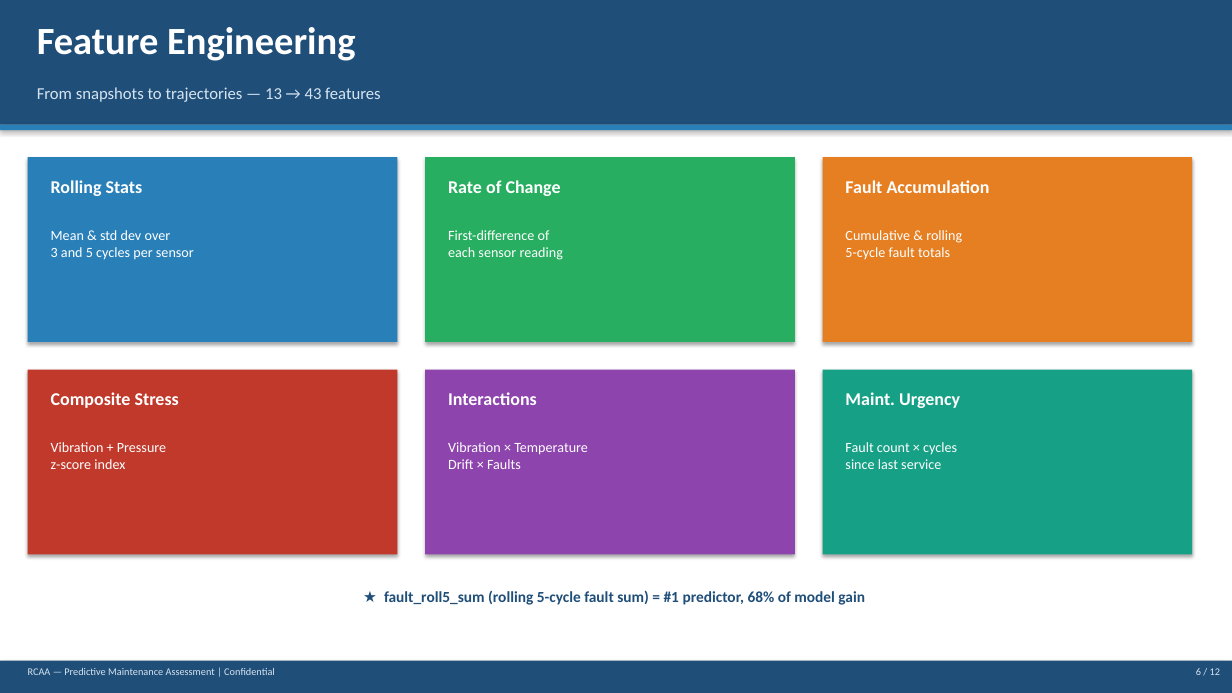
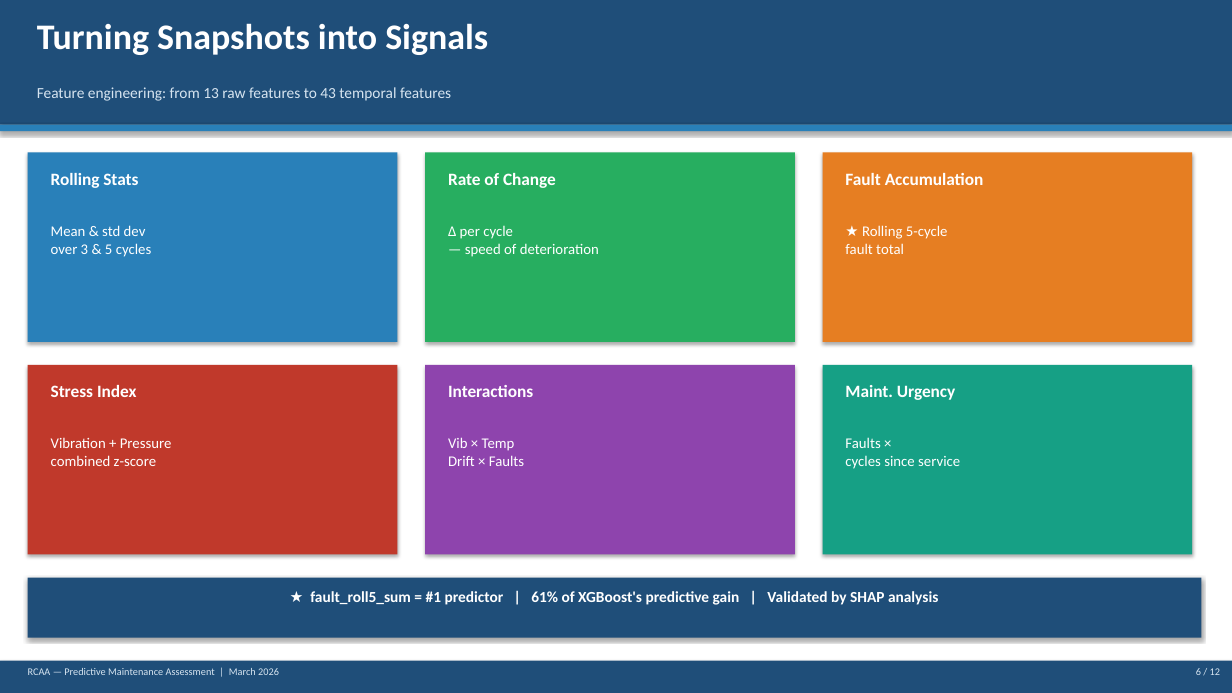
Before and after one commit to Mwambuka/rcaa-predictive-maintenance-bertin, a slide deck: slide 6 of RCAA_Predictive_Maintenance_Slides.pptx. Drawn at 1232x693 pixels with LibreOffice and Linux fonts; fonts in the diff are those of the drawing. Boxes give left, top, right and bottom in pixels: in the first picture for what was removed or moved away, otherwise in the second. Text is boxed around its words. In the diff, an @@ line names an element or a change of style, - is before the commit and + after.

```diff
--- a/RCAA_Predictive_Maintenance_Slides.pptx
+++ b/RCAA_Predictive_Maintenance_Slides.pptx
@@ text at (37, 23, 488, 55): text changed; size 30 to 28 pt @@
-Feature Engineering
+Turning Snapshots into Signals
@@ text at (37, 87, 451, 101): text changed; size 13 to 12 pt @@
-From snapshots to trajectories — 13 → 43 features
+Feature engineering: from 13 raw features to 43 temporal features
@@ rectangle: place and size @@
-rectangle at (28, 157, 397, 342)
+rectangle at (28, 152, 397, 342)
@@ rectangle: place and size @@
-rectangle at (425, 157, 795, 342)
+rectangle at (425, 152, 795, 342)
@@ rectangle: place and size @@
-rectangle at (823, 157, 1192, 342)
+rectangle at (823, 152, 1192, 342)
@@ 3 texts: place and size @@
-3 texts at (51, 180, 990, 196)
+3 texts at (51, 173, 984, 188)
@@ text at (51, 225, 152, 257): text changed; size 11 to 11.5 pt @@
-Mean & std dev over
-3 and 5 cycles per sensor
+Mean & std dev
+over 3 & 5 cycles
@@ text at (448, 226, 599, 257): text changed; size 11 to 11.5 pt @@
-First-difference of
-each sensor reading
+Δ per cycle
+— speed of deterioration
@@ text at (845, 225, 948, 254): text changed; size 11 to 11.5 pt @@
-Cumulative & rolling
-5-cycle fault totals
+★ Rolling 5-cycle
+fault total
@@ rectangle: place and size @@
-rectangle at (28, 370, 397, 555)
+rectangle at (28, 365, 397, 555)
@@ text at (51, 385, 136, 397): text changed; size 14 to 13.5 pt @@
-Composite Stress
+Stress Index
@@ rectangle: place and size @@
-rectangle at (425, 370, 795, 555)
+rectangle at (425, 365, 795, 555)
@@ text "Interactions": place and size @@
-text "Interactions" at (448, 392, 537, 405)
+text "Interactions" at (448, 385, 533, 397)
@@ rectangle: place and size @@
-rectangle at (823, 370, 1192, 555)
+rectangle at (823, 365, 1192, 555)
@@ size 14 to 13.5 pt in 5 elements at (51, 173, 138, 188), (448, 173, 556, 188), (845, 173, 984, 185), (448, 385, 533, 397), (845, 385, 955, 400) @@
@@ text "Maint. Urgency": place and size @@
-text "Maint. Urgency" at (845, 392, 960, 408)
+text "Maint. Urgency" at (845, 385, 955, 400)
@@ text at (51, 438, 172, 466): text changed; size 11 to 11.5 pt @@
-Vibration + Pressure
-z-score index
+Vibration + Pressure
+combined z-score
@@ text at (448, 437, 524, 466): text changed; size 11 to 11.5 pt @@
-Vibration × Temperature
-Drift × Faults
+Vib × Temp
+Drift × Faults
@@ text at (845, 437, 960, 469): text changed; size 11 to 11.5 pt @@
-Fault count × cycles
-since last service
+Faults ×
+cycles since service
@@ rectangle added at (28, 578, 1202, 638), fill #1F4E79 @@
@@ text at (310, 591, 938, 605): text changed; text colour #1F4E79 to #FFFFFF @@
-★ fault_roll5_sum (rolling 5-cycle fault sum) = #1 predictor, 68% of model gain
+★ fault_roll5_sum = #1 predictor | 61% of XGBoost's predictive gain | Validated by SHAP analysis
@@ text at (28, 668, 279, 675): text changed @@
-RCAA — Predictive Maintenance Assessment | Confidential
+RCAA — Predictive Maintenance Assessment | March 2026
```
Also in this commit, not shown: 6 other slides changed, 5 slides added, 5 slides removed, 30 other files.
